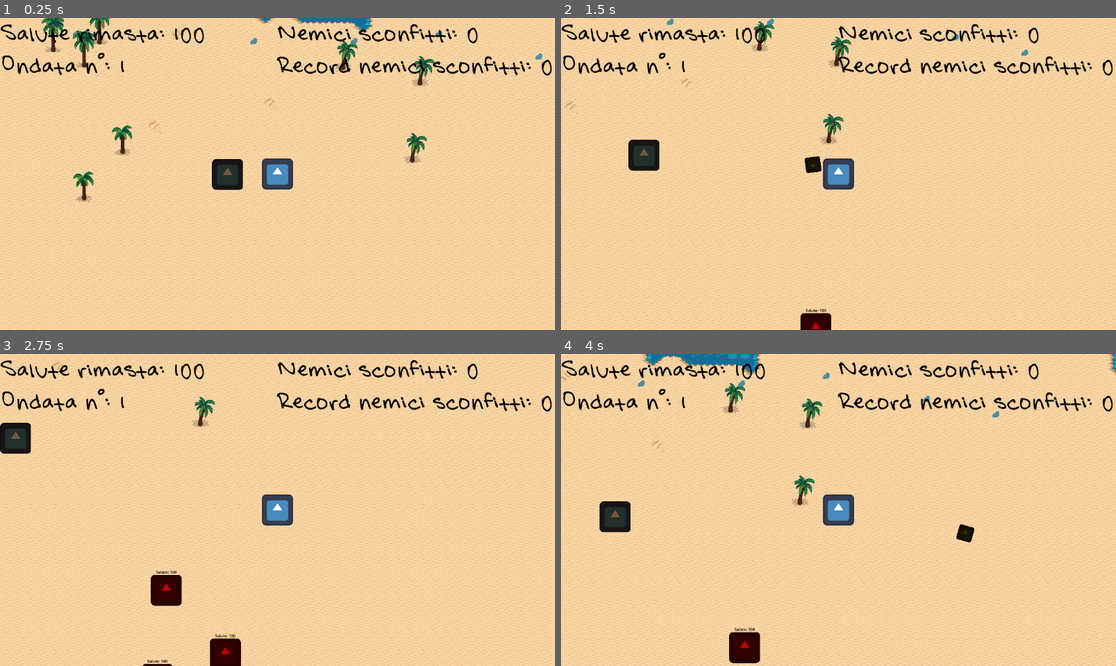
Above: before the commit, frames 1-4 (two rows, left to right).
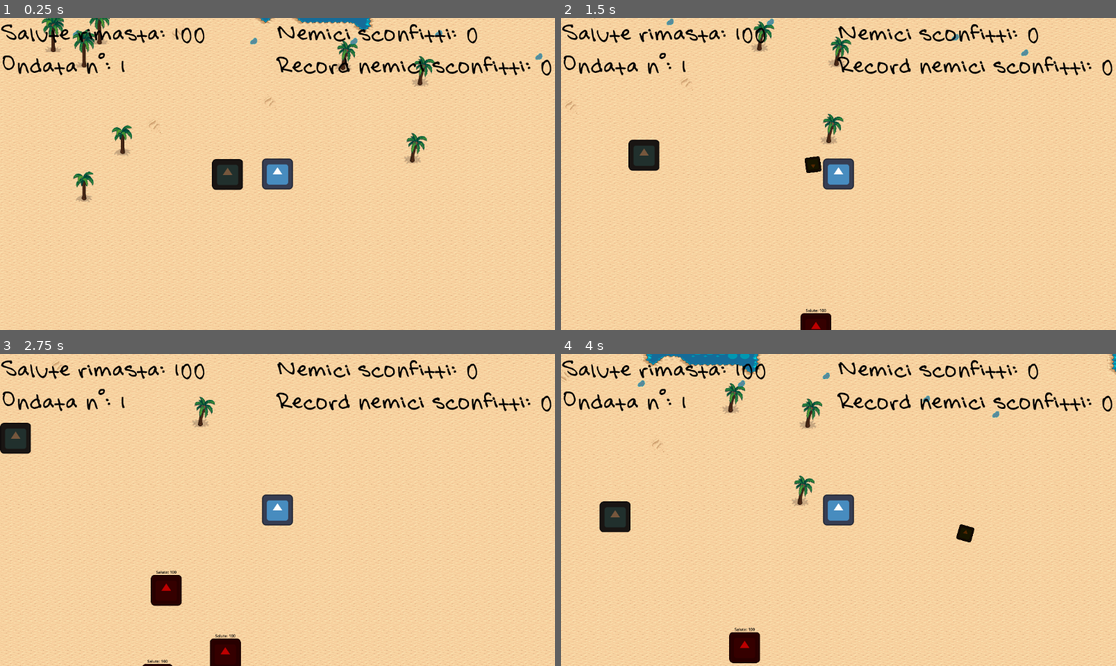
Above: after the commit, the same moments.

Repository: xMarcoMax/BeatchSlash
Game: Godot game, scene res://Scenes/level.tscn
Two runs of this game, one before a commit and one after it. Both use one fixed random seed, a clock stepped at 60 frames per second and the inputs below. The engine's default icon, where the game draws it, is replaced by a stand-in: a white triangle on a blue panel in a dark square.
Inputs (mouse positions are in pixels of both pictures, inside the frame that each line leads up to):
- Up to frame 1 (0.25 s): no input
- Up to frame 2 (1.5 s): tap Enter at 0.5 s; move the mouse to (960, 158) at 0.52 s; hold Right (ui_right) 0.53-1.28 s; hold Space (run) 0.53-1.28 s; move the mouse to (727, 189) at 1.27 s; hold Down (ui_down) from 1.28 s (still down); right-click (727, 189) at 1.35 s
- Up to frame 3 (2.75 s): move the mouse to (333, 441) at 2.02 s; release Down (ui_down) at 2.03 s; press the mouse at (333, 441) at 2.03 s; hold Right (ui_right) from 2.03 s (still down)
- Up to frame 4 (4 s): move the mouse to (810, 572) at 2.77 s; release Right (ui_right) at 2.78 s; release the mouse at (810, 572) at 2.78 s; hold Up (ui_up) 2.78-3.53 s; tap Space (run) at 2.85 s; move the mouse to (1005, 556) at 3.52 s; hold Left (ui_left) from 3.53 s (still down); hold Right mouse button (shoot_sand) from 3.53 s (still down)

The runs differ from the first frame. In frame 1, 1.6% of the frame differs, in the area x 0-100%, y 2-19%; in frame 2, 1.6%; in frame 3, 1.7%; in frame 4, 1.6%.

Commit message:
Modifica posizione canvas

Diff:
--- a/Objects/hud.tscn
+++ b/Objects/hud.tscn
@@ -9,10 +9,9 @@
 [node name="VBoxContainer" type="VBoxContainer" parent="."]
 anchors_preset = -1
 anchor_right = 0.135417
-anchor_bottom = 0.201
-offset_left = 4.0
-offset_right = 4.0
-offset_bottom = -0.248001
+anchor_bottom = 0.200617
+offset_left = 5.0
+offset_right = 5.0
 metadata/_edit_use_anchors_ = true
 
 [node name="Health" type="Label" parent="VBoxContainer"]
@@ -31,26 +30,25 @@
 "
 
 [node name="VBoxContainer2" type="VBoxContainer" parent="."]
-anchors_preset = -1
-anchor_left = 0.647569
+anchors_preset = 1
+anchor_left = 1.0
 anchor_right = 1.0
-anchor_bottom = 0.200617
-offset_left = -4.0
-offset_right = -4.0
+offset_left = -465.0
+offset_right = -5.0
+offset_bottom = 130.0
 grow_horizontal = 0
 alignment = 2
-metadata/_edit_use_anchors_ = true
 
 [node name="EnemyDefeated" type="Label" parent="VBoxContainer2"]
 layout_mode = 2
 theme_override_colors/font_color = Color(0, 0, 0, 1)
 theme_override_fonts/font = ExtResource("1_bc8po")
 theme_override_font_sizes/font_size = 40
-text = "Donne sconfitte"
+text = "Donne sconfitte: 2"
 
 [node name="MaxDefeated" type="Label" parent="VBoxContainer2"]
 layout_mode = 2
 theme_override_colors/font_color = Color(0, 0, 0, 1)
 theme_override_fonts/font = ExtResource("1_bc8po")
 theme_override_font_sizes/font_size = 40
-text = "Record per partita"
+text = "Record per partita: 5"
